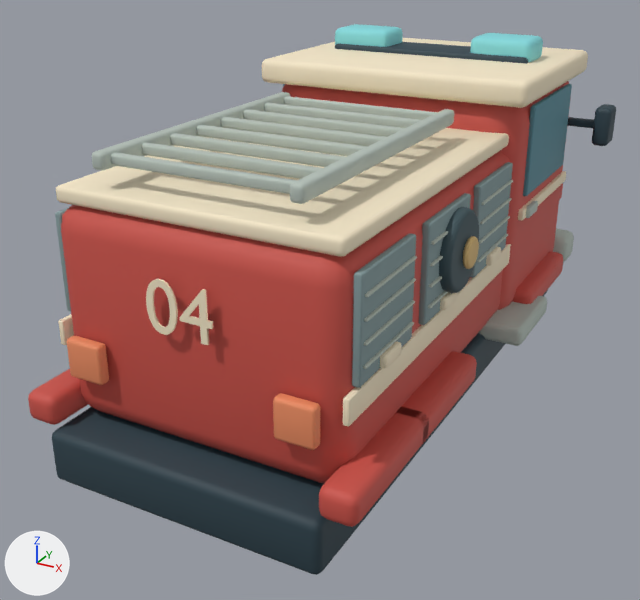
The glTF model assets/models/engine_body.glb as it was, and as the next commit left it.
One viewpoint serves both versions: a camera (50 mm lens) standing at (2.69, -5.36, 3.02) and looking at (-0.13, -0.24, 0.46). The lights are fixed; the arrows at lower left show +X, +Y and +Z. The picture after the commit comes second. Vertices at exactly the same position are counted once.

Objects in the first picture: 'Chassis'.
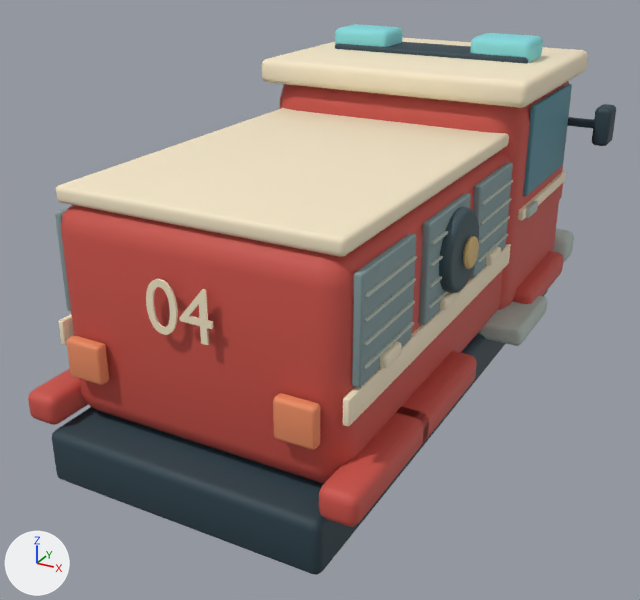
Patch to the scene script:
```diff
--- a/assets/models/engine_body.glb.py
+++ b/assets/models/engine_body.glb.py
@@ me_cube_002 @@
 # used by ob_chassis; location = (0.0, 0.0, 0.0)
-me_cube_002.from_pydata(...)  # 9318 vertices, 18276 faces; spans x -1.35..1.35, y -2.17..2.37, z -0.17..2.15
+me_cube_002.from_pydata(...)  # 8358 vertices, 16396 faces; spans x -1.35..1.35, y -2.17..2.37, z -0.17..2.15
+# me_cube_002 part 1: 10 loose pieces with 960 vertices, spanning x -0.66..0.66, y -1.85..0.15, z 1.73..1.83, are deleted
 me_cube_002.materials.append(mat_293f49)
```

Location of each change, [x1, y1, x2, y2] in pixels of the pictures (640 x 600 px):
part 1 of me_cube_002, deleted
    before: [92, 92, 454, 204]
